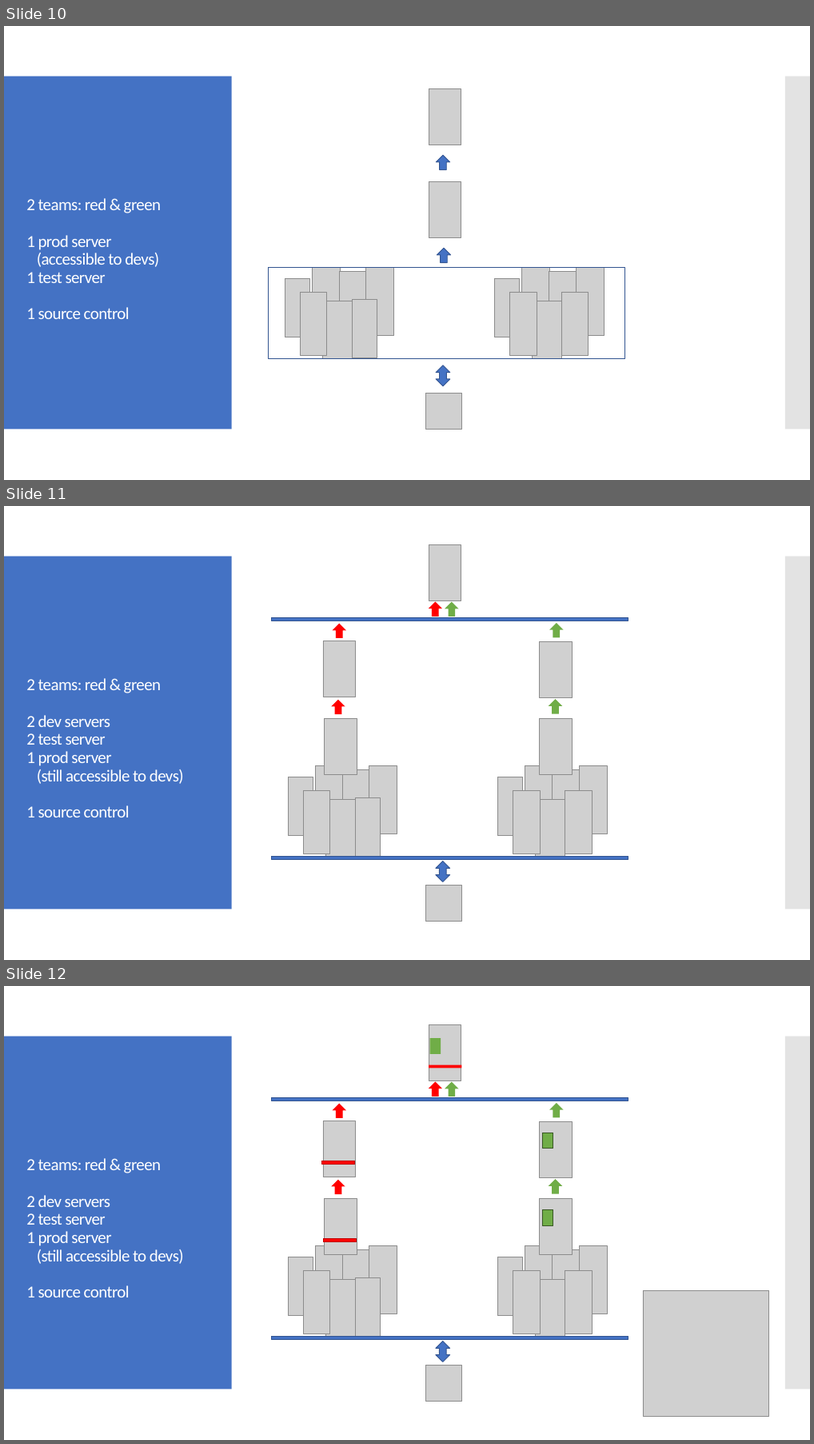
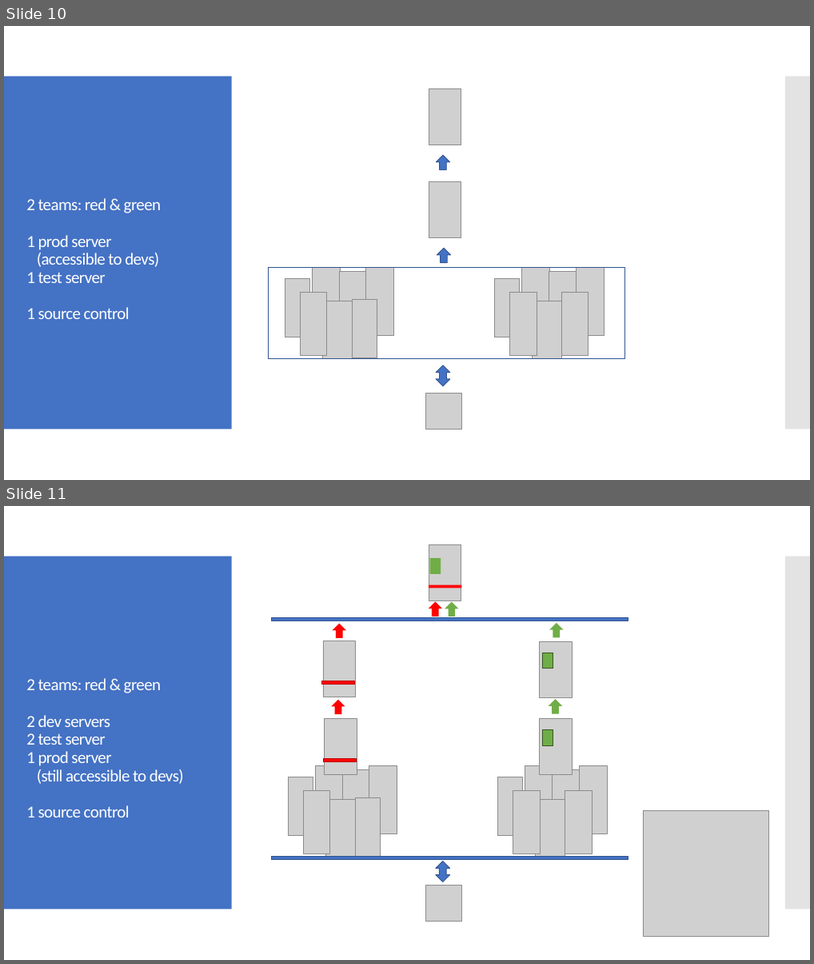
Before and after one commit to milodotnet/bootcamp, a slide deck: Bootcamp-ContinuousDelivery.pptx. Shown one above the other, each under a label of ours: slides 10, 11 and 12 before the commit, slides 10 and 11 after it. The pictures are 814x1444 and 814x964 pixels, drawn with LibreOffice and Linux fonts; fonts in the diff are those of the drawing; grey boxes stand for pictures. Boxes give left, top, right and bottom in pixels: in the first picture for what was removed or moved away, otherwise in the second. Text is boxed around its words. In the diff, an @@ line names an element or a change of style, - is before the commit and + after.

```diff
--- a/Bootcamp-ContinuousDelivery.pptx
+++ b/Bootcamp-ContinuousDelivery.pptx
@@ slide 11 removed at [4,506,810,960], background #FFFFFF @@
@@ rectangle removed at [4,556,232,909] @@
@@ rectangle removed at [786,556,810,909] @@
@@ group removed at [272,545,629,920]: 20 pictures, 6 up arrows, 2 rectangles, 1 up down arrow @@
@@ text removed at [26,678,184,817] @@
-2 teams: red & green
-2 dev servers
-2 test server
-1 prod server
-(still accessible to devs)
-1 source control
@@ what was slide 12 is now slide 11 @@
```
Also in this commit, not shown: 6 slides changed.
